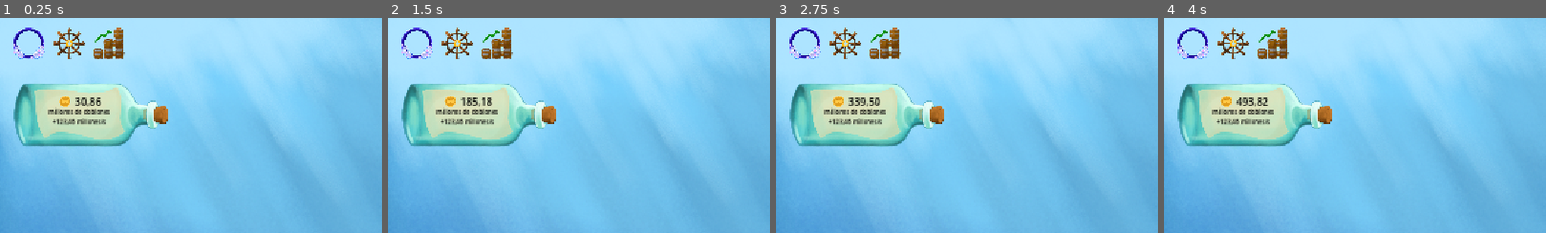
Above: before the commit, frames 1-4 (left to right).
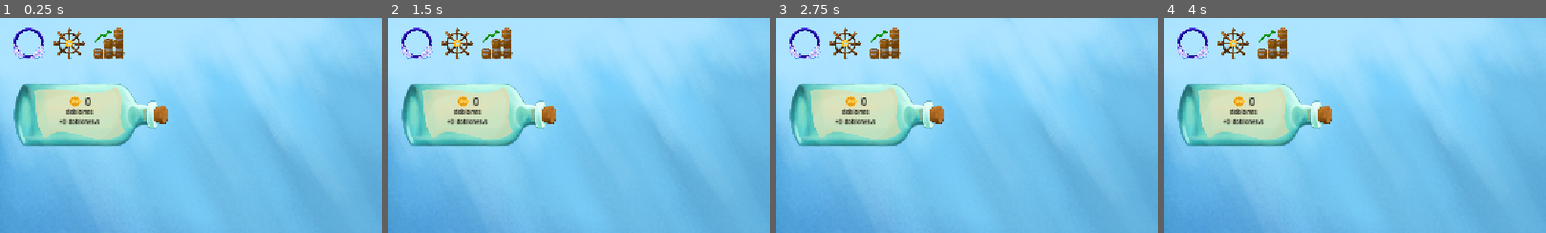
Above: after the commit, the same moments.

Repository: Niett204/fish-clicks
Game: Godot game, scene res://scenes/main.tscn
Two runs of this game, one before a commit and one after it. Both use one fixed random seed, a clock stepped at 60 frames per second and the inputs below.
Inputs (mouse positions are % of the whole screen's width and height, from its top left):
- Up to frame 1 (0.25 s): no input
- Up to frame 2 (1.5 s): click (4, 6) at 0.5 s; click (14, 6) at 1.25 s
- Up to frame 3 (2.75 s): click (75, 6) at 2 s
- Up to frame 4 (4 s): click (81, 6) at 2.75 s; click (86, 6) at 3.5 s
The pictures show only the part of the screen within x 0-50%, y 0-50%; the shares and areas given below are measured in that part.

The runs differ from the first frame. In frame 1, 1.0% of the frame differs, in the area x 12-29%, y 36-50%; in frame 2, 1.0%; in frame 3, 1.0%; in frame 4, 1.0%.

Commit message:
Commits raros

Diff:
--- a/client/fish-clicks-main/scenes/main.gd
+++ b/client/fish-clicks-main/scenes/main.gd
@@ -55,7 +55,7 @@
 var dps: float = 0.0
 var coins: float = 0.0
 var click_power: int = 1
-var fish_count: int = 123455666
+var fish_count: int = 0
 var chest_base_scale: Vector2
 var chest_level: int = 0
 var boat_count: int = 0
@@ -187,6 +187,7 @@
 	_update_ui()
 	_play_click_animation()
 	_spawn_floating_text()
+	_mostrar_monedas_y_burbujas()
 
 func _spawn_floating_text() -> void:
 	var t: Label = floating_text_scene.instantiate()
@@ -410,3 +411,77 @@
 		result = "." + s.substr(s.length() - 3, 3) + result
 		s = s.substr(0, s.length() - 3)
 	return s + result
+
+func _mostrar_monedas_y_burbujas() -> void:
+	# Carga imágenes
+	var coin_tex: Texture2D = load("res://assets/doblon_tres_cuartos.png")
+	var bubble_tex: Texture2D = load("res://assets/burbuja.png")
+
+	# Punto de spawn: un poco más arriba del sprite del cofre
+	var base_pos: Vector2 = chest_sprite.global_position + Vector2(0, -60)
+
+	# Añade los FX al mundo
+	var parent: Node = get_tree().current_scene
+
+	# --- Ajuste de escala automático a un tamaño “bonito” en pantalla ---
+	var moneda_escalada_px: float = 28.0
+	var burbuja_escalada_px: float = 22.0
+
+	var coin_scale: float = 1.0
+	if coin_tex and coin_tex.get_size().x > 0:
+		coin_scale = moneda_escalada_px / coin_tex.get_size().x
+
+	var bubble_scale: float = 1.0
+	if bubble_tex and bubble_tex.get_size().x > 0:
+		bubble_scale = burbuja_escalada_px / bubble_tex.get_size().x
+
+	# --- MONEDAS ---
+	for i in 8:
+		var spr := Sprite2D.new()
+		spr.texture = coin_tex
+		parent.add_child(spr)
+
+		spr.global_position = base_pos
+		spr.scale = Vector2.ONE * coin_scale * randf_range(0.9, 1.2)
+		spr.z_index = 2000
+
+		var target := base_pos + Vector2(
+			randf_range(-140, 140),
+			-randf_range(80, 220)
+		)
+
+		var t := create_tween()
+		t.set_parallel(true)
+		t.tween_property(spr, "global_position", target, 0.55)\
+			.set_trans(Tween.TRANS_QUAD).set_ease(Tween.EASE_OUT)
+		t.tween_property(spr, "rotation", randf_range(-2.2, 2.2), 0.55)
+		t.tween_property(spr, "modulate:a", 0.0, 0.55)\
+			.set_trans(Tween.TRANS_QUAD).set_ease(Tween.EASE_IN)
+
+		# Limpieza
+		t.finished.connect(Callable(spr, "queue_free"))
+
+	# --- BURBUJAS ---
+	for i in 12:
+		var b := Sprite2D.new()
+		b.texture = bubble_tex
+		parent.add_child(b)
+
+		b.global_position = base_pos + Vector2(randf_range(-12, 12), randf_range(-8, 8))
+		b.scale = Vector2.ONE * bubble_scale * randf_range(0.8, 1.4)
+		b.modulate.a = randf_range(0.55, 0.9)
+		b.z_index = 1990
+
+		var target_b := b.global_position + Vector2(
+			randf_range(-70, 70),
+			-randf_range(140, 260)
+		)
+
+		var tb := create_tween()
+		tb.set_parallel(true)
+		tb.tween_property(b, "global_position", target_b, 0.95)\
+			.set_trans(Tween.TRANS_SINE).set_ease(Tween.EASE_OUT)
+		tb.tween_property(b, "modulate:a", 0.0, 0.95)\
+			.set_trans(Tween.TRANS_QUAD).set_ease(Tween.EASE_IN)
+
+		tb.finished.connect(Callable(b, "queue_free"))
